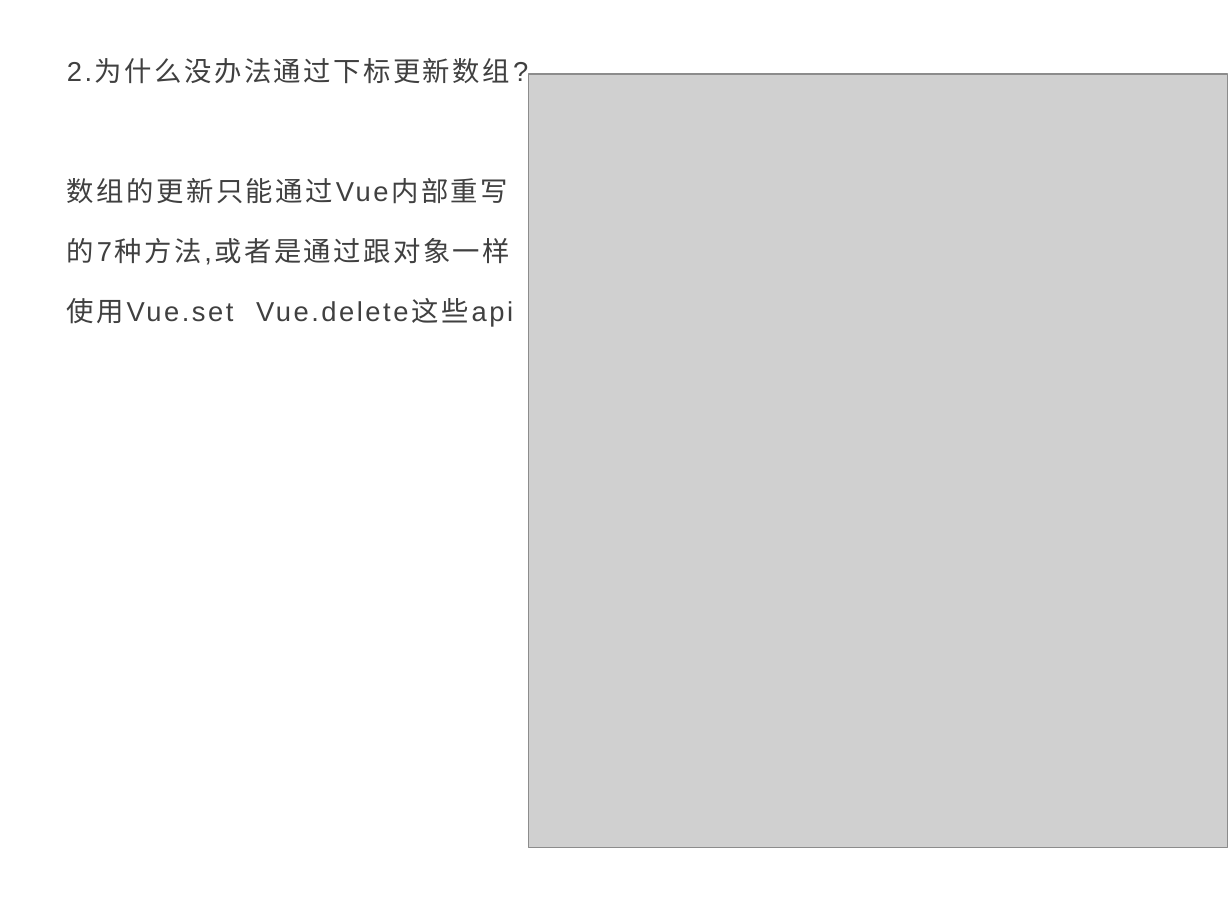
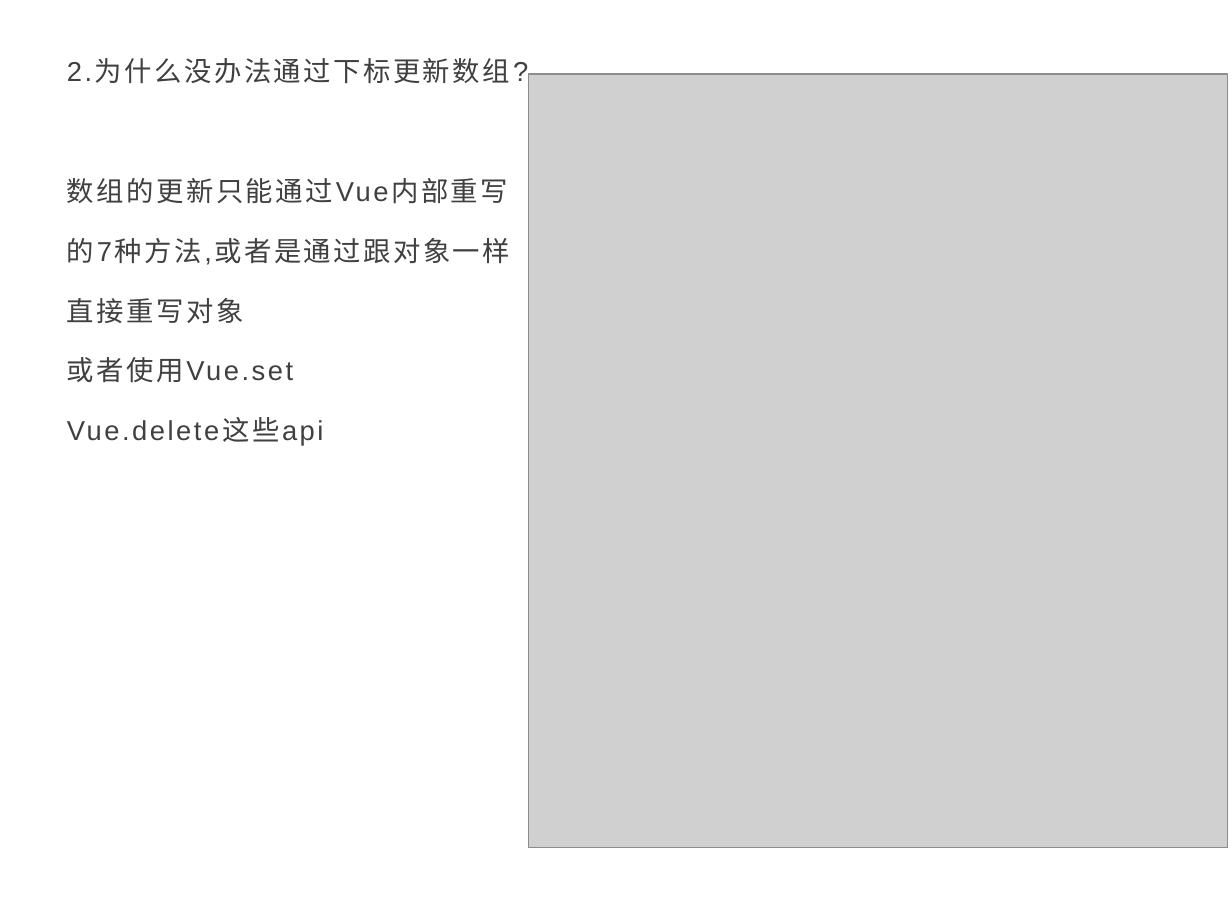
Before and after one commit to Yukon123/HelloVue3, a slide deck: slide 4 of Vue3.pptx. Drawn at 1232x924 pixels with LibreOffice and Linux fonts; fonts in the diff are those of the drawing; grey boxes stand for pictures. Boxes give left, top, right and bottom in pixels: in the first picture for what was removed or moved away, otherwise in the second. Text is boxed around its words. In the diff, an @@ line names an element or a change of style, - is before the commit and + after.

```diff
--- a/Vue3.pptx
+++ b/Vue3.pptx
@@ text at (x1=67, y1=298, x2=293, y2=441): text changed @@
-使用Vue.set Vue.delete这些api
+直接重写对象
+或者使用Vue.set
+Vue.delete这些api
```
Also in this commit, not shown: 9 other slides changed, 4 slides added, 2 slides removed, 20 other files.
